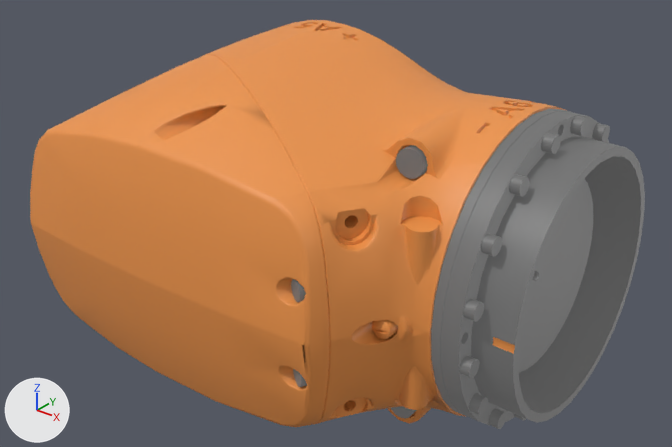
What one commit did to the COLLADA model kuka_iontec_support/meshes/kr50_r2100/visual/link_5.dae.
Before and after are seen from a camera (50 mm lens) standing at (1.53, -0.368, 1.731) and looking at (1.253, -0.021, 1.516). The lights are fixed; the arrows at lower left show +X, +Y and +Z. The picture after the commit comes second. Vertices at exactly the same position are counted once.

The first picture shows 'link_5'.
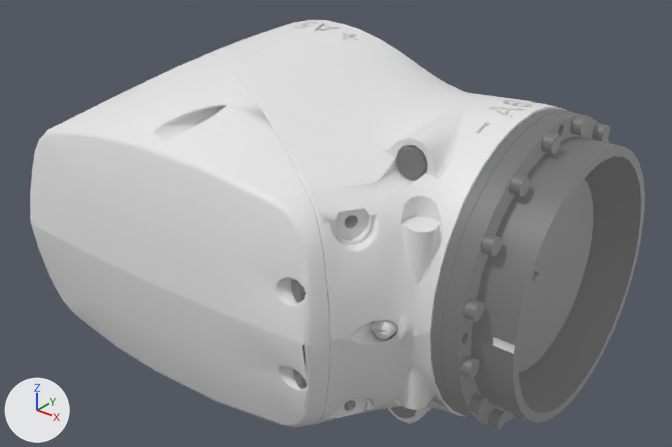
What differs and where, as boxes [x1, y1, x2, y2] in the pictures (672 x 447 px):
part 1 of me_mesh67_866, recoloured (orange to white): [30, 20, 567, 427] in both

The edits, one by one:
Material 'Material' (mat_material) is new.
Its base color is (0.8, 0.8, 0.8) (white #e7e7e7).
me_mesh67_866 has 4939 vertices, 9226 faces and spans x 1.118..1.387, y -0.124..0.078, z 1.423..1.607.
me_mesh67_866 is used by ob_link_5; location (0.0, 0.0, 0.0).
me_mesh67_866 part 1: all 6422 faces that had it switch from mat_kuka_orange_005 (orange #ed9449) to mat_material (white #e7e7e7).
